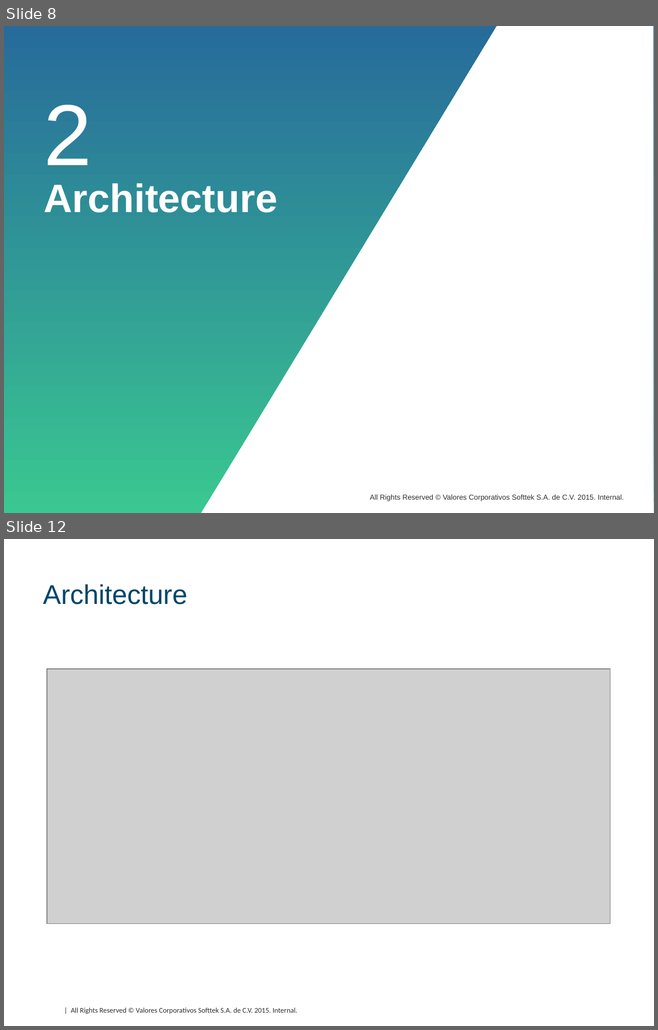
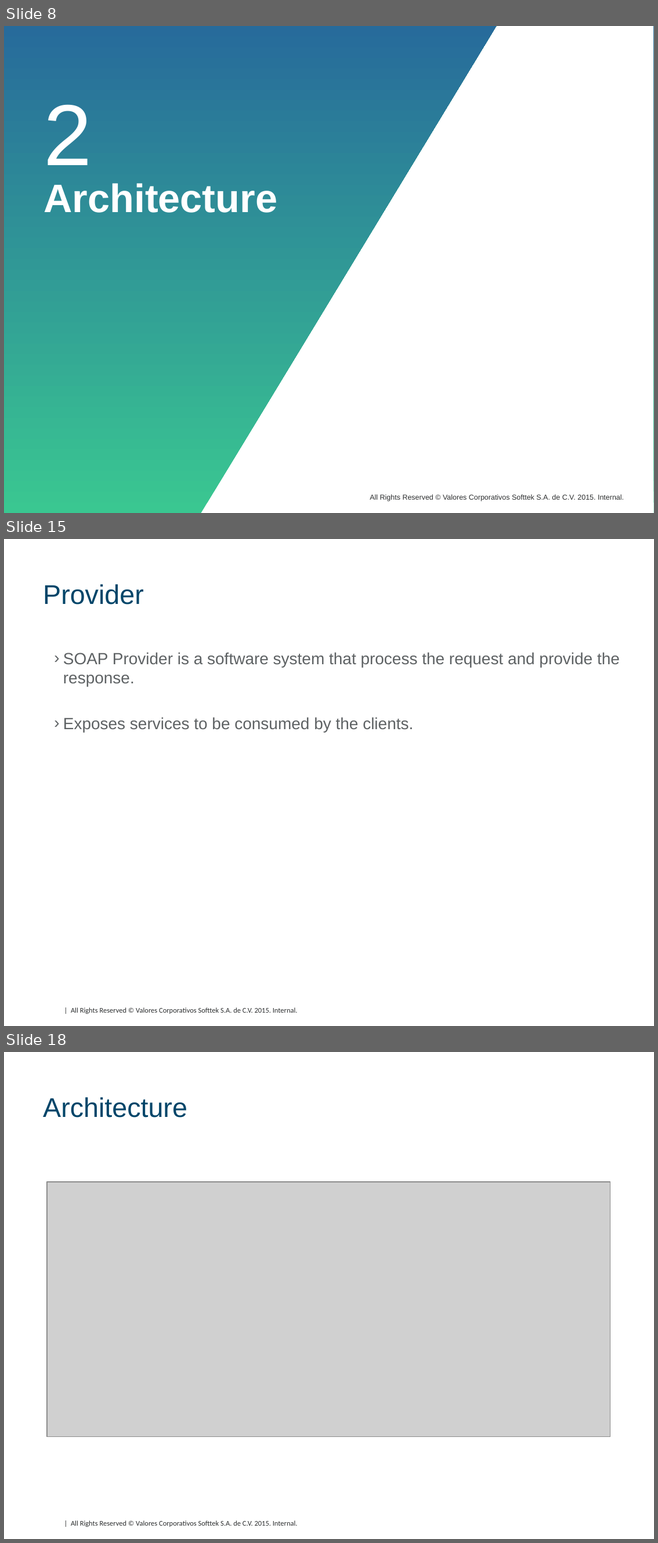
Before and after one commit to DavidHertz/WebServices, a slide deck: SOAP/doc/SOAP.pptx. Shown one above the other, each under a label of ours: slides 8 and 12 before the commit, slides 8, 15 and 18 after it; the slides between them are not shown. The pictures are 658x1030 and 658x1543 pixels, drawn with LibreOffice and Linux fonts; fonts in the diff are those of the drawing; grey boxes stand for pictures; background and template pictures are left out. Boxes give left, top, right and bottom in pixels: in the first picture for what was removed or moved away, otherwise in the second. Text is boxed around its words. In the diff, an @@ line names an element or a change of style, - is before the commit and + after.

```diff
--- a/SOAP/doc/SOAP.pptx
+++ b/SOAP/doc/SOAP.pptx
@@ slide 15 added at box(4, 539, 654, 1026), background #FFFFFF; not listed: 1 template element that a slide beside it also shows @@
@@ title added at box(43, 584, 144, 605), 30 pt, text #004569 @@
+Provider
@@ text added at box(63, 652, 619, 732), 18 pt, text #5E6264 @@
+› SOAP Provider is a software system that process the request and provide the response.
+› Exposes services to be consumed by the clients.
@@ what was slide 12 is now slide 18 @@
```
Also in this commit, not shown: 4 slides changed, 8 other slides added, 12 slides removed, 16 other files.
